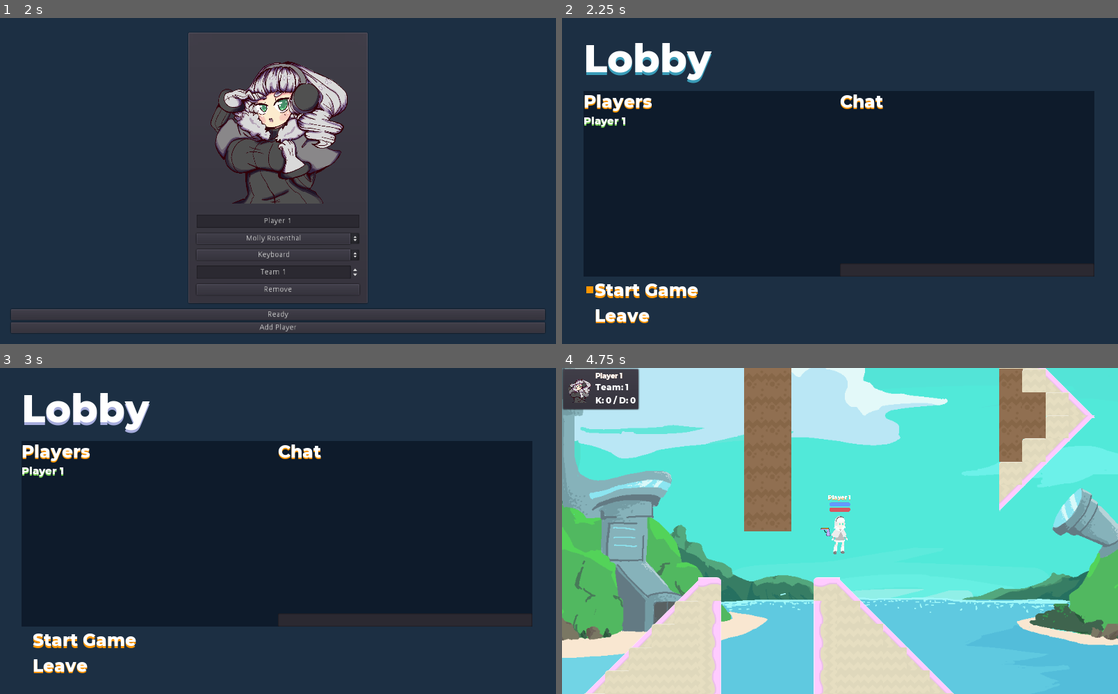
Above: before the commit, frames 1-4 (two rows, left to right).
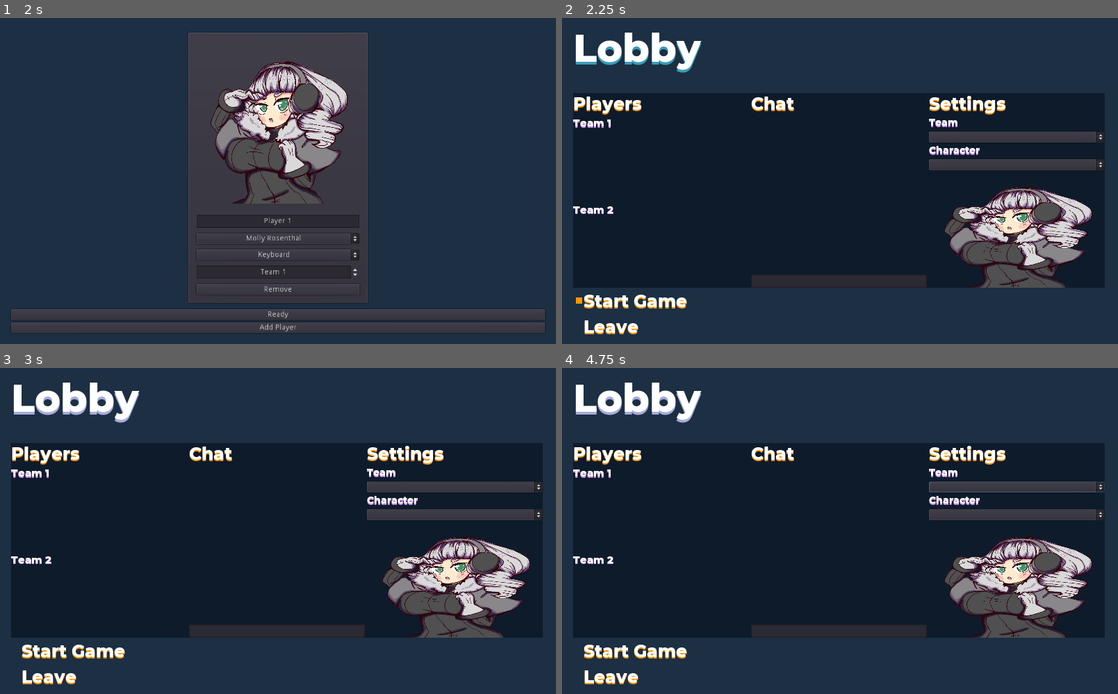
Above: after the commit, the same moments.

Repository: VGDC-UCI/Shooty-Game
Game: Godot game, scene res://src/main/menus/title/Title.tscn
Same seed, same stepped clock (60 frames per second), same inputs: the game is played once before the commit and once after it.
Inputs (mouse positions are in pixels of both pictures, inside the frame that each line leads up to):
- Up to frame 1 (2 s): click "Shooty Game" at 0.5 s; click "Local Game" at 1.25 s
- Up to frame 2 (2.25 s): click "Ready" at 2 s
- Up to frame 3 (3 s): click "Lobby" at 2.75 s
- Up to frame 4 (4.75 s): click (1017, 485) at 3.52 s; click "Start Game" at 4.25 s

Frame 1 is identical in both runs. In frame 2, 14% of the frame differs, in the area x 2-98%, y 4-98%; in frame 3, 14%; in frame 4, 100%, in the area x 0-100%, y 0-100%.
Error after the commit: Attempt to call function 'add_child' in base 'null instance' on a null instance. (res://src/main/menus/local)

Commit message:
Redesigned lobby UI to have character and team selection.

Diff:
--- a/src/main/menus/lobby/Lobby.tscn
+++ b/src/main/menus/lobby/Lobby.tscn
@@ -1,10 +1,23 @@
-[gd_scene load_steps=6 format=2]
+[gd_scene load_steps=11 format=2]
 
 [ext_resource path="res://src/main/menus/lobby/TitleText.tscn" type="PackedScene" id=1]
 [ext_resource path="res://src/main/menus/lobby/buttons/StartButton.tscn" type="PackedScene" id=2]
 [ext_resource path="res://src/main/menus/lobby/buttons/LeaveButton.tscn" type="PackedScene" id=3]
 [ext_resource path="res://src/main/menus/lobby/lobby.gd" type="Script" id=4]
 [ext_resource path="res://src/resources/fonts/montserrat_32.tres" type="DynamicFont" id=5]
+[ext_resource path="res://src/main/game/player/textures/molly_portrait.png" type="Texture" id=6]
+[ext_resource path="res://src/resources/fonts/montserrat_20.tres" type="DynamicFont" id=7]
+
+[sub_resource type="DynamicFontData" id=1]
+font_path = "res://src/resources/fonts/montserrat.ttf"
+
+[sub_resource type="DynamicFont" id=3]
+size = 20
+font_data = SubResource( 1 )
+
+[sub_resource type="DynamicFont" id=2]
+size = 18
+font_data = SubResource( 1 )
 
 [node name="Lobby" type="Control"]
 script = ExtResource( 4 )
@@ -15,22 +28,29 @@
 [node name="Content" type="VBoxContainer" parent="."]
 anchor_right = 1.0
 anchor_bottom = 1.0
-margin_left = 40.0
-margin_top = 30.0
-margin_right = 980.0
-margin_bottom = 570.0
+margin_left = 20.0
+margin_top = 10.0
+margin_right = 1000.0
+margin_bottom = 590.0
 __meta__ = {
 "_edit_use_anchors_": false
 }
 
 [node name="TitleButton" parent="Content" instance=ExtResource( 1 )]
-margin_right = 940.0
+margin_right = 980.0
 margin_bottom = 100.0
 
+[node name="ErrorText" type="Label" parent="Content"]
+margin_top = 104.0
+margin_right = 980.0
+margin_bottom = 125.0
+custom_fonts/font = ExtResource( 7 )
+custom_colors/font_color = Color( 1, 0, 0, 1 )
+
 [node name="CenterBackground" type="ColorRect" parent="Content"]
-margin_top = 104.0
-margin_right = 940.0
-margin_bottom = 446.0
+margin_top = 129.0
+margin_right = 980.0
+margin_bottom = 486.0
 size_flags_horizontal = 3
 size_flags_vertical = 3
 color = Color( 0.0588235, 0.109804, 0.172549, 1 )
@@ -45,13 +65,13 @@
 }
 
 [node name="Players" type="VBoxContainer" parent="Content/CenterBackground/Center"]
-margin_right = 468.0
-margin_bottom = 342.0
+margin_right = 324.0
+margin_bottom = 357.0
 size_flags_horizontal = 3
 size_flags_vertical = 3
 
 [node name="PlayerText" type="Label" parent="Content/CenterBackground/Center/Players"]
-margin_right = 468.0
+margin_right = 324.0
 margin_bottom = 40.0
 custom_fonts/font = ExtResource( 5 )
 custom_colors/font_color_shadow = Color( 1, 0.592157, 0, 1 )
@@ -59,22 +79,49 @@
 custom_constants/shadow_offset_y = 3
 text = "Players"
 
-[node name="PlayerList" type="VBoxContainer" parent="Content/CenterBackground/Center/Players"]
+[node name="Team1Text" type="Label" parent="Content/CenterBackground/Center/Players"]
 margin_top = 44.0
-margin_right = 468.0
-margin_bottom = 342.0
+margin_right = 324.0
+margin_bottom = 70.0
+custom_fonts/font = SubResource( 3 )
+custom_colors/font_color_shadow = Color( 0.831373, 0.580392, 0.945098, 1 )
+custom_constants/shadow_offset_x = 0
+custom_constants/shadow_offset_y = 2
+text = "Team 1"
+
+[node name="Team1List" type="VBoxContainer" parent="Content/CenterBackground/Center/Players"]
+margin_top = 74.0
+margin_right = 324.0
+margin_bottom = 198.0
+size_flags_horizontal = 3
+size_flags_vertical = 3
+
+[node name="Team2Text" type="Label" parent="Content/CenterBackground/Center/Players"]
+margin_top = 202.0
+margin_right = 324.0
+margin_bottom = 228.0
+custom_fonts/font = SubResource( 3 )
+custom_colors/font_color_shadow = Color( 0.831373, 0.580392, 0.945098, 1 )
+custom_constants/shadow_offset_x = 0
+custom_constants/shadow_offset_y = 2
+text = "Team 2"
+
+[node name="Team2List" type="VBoxContainer" parent="Content/CenterBackground/Center/Players"]
+margin_top = 232.0
+margin_right = 324.0
+margin_bottom = 357.0
 size_flags_horizontal = 3
 size_flags_vertical = 3
 
 [node name="ChatContainer" type="VBoxContainer" parent="Content/CenterBackground/Center"]
-margin_left = 472.0
-margin_right = 940.0
-margin_bottom = 342.0
+margin_left = 328.0
+margin_right = 652.0
+margin_bottom = 357.0
 size_flags_horizontal = 3
 size_flags_vertical = 3
 
 [node name="ChatText" type="Label" parent="Content/CenterBackground/Center/ChatContainer"]
-margin_right = 468.0
+margin_right = 324.0
 margin_bottom = 40.0
 custom_fonts/font = ExtResource( 5 )
 custom_colors/font_color_shadow = Color( 1, 0.592157, 0, 1 )
@@ -84,22 +131,86 @@
 
 [node name="ChatBox" type="VBoxContainer" parent="Content/CenterBackground/Center/ChatContainer"]
 margin_top = 44.0
-margin_right = 468.0
-margin_bottom = 314.0
+margin_right = 324.0
+margin_bottom = 329.0
 size_flags_horizontal = 3
 size_flags_vertical = 3
 alignment = 2
 
 [node name="MessageBox" type="LineEdit" parent="Content/CenterBackground/Center/ChatContainer"]
-margin_top = 318.0
-margin_right = 468.0
-margin_bottom = 342.0
+margin_top = 333.0
+margin_right = 324.0
+margin_bottom = 357.0
 max_length = 25
 
+[node name="Settings" type="VBoxContainer" parent="Content/CenterBackground/Center"]
+margin_left = 656.0
+margin_right = 980.0
+margin_bottom = 357.0
+size_flags_horizontal = 3
+size_flags_vertical = 3
+
+[node name="SettingsText" type="Label" parent="Content/CenterBackground/Center/Settings"]
+margin_right = 324.0
+margin_bottom = 40.0
+custom_fonts/font = ExtResource( 5 )
+custom_colors/font_color_shadow = Color( 1, 0.592157, 0, 1 )
+custom_constants/shadow_offset_x = 0
+custom_constants/shadow_offset_y = 3
+text = "Settings"
+
+[node name="Team" type="VBoxContainer" parent="Content/CenterBackground/Center/Settings"]
+margin_top = 44.0
+margin_right = 324.0
+margin_bottom = 91.0
+
+[node name="Text" type="Label" parent="Content/CenterBackground/Center/Settings/Team"]
+margin_right = 324.0
+margin_bottom = 23.0
+custom_fonts/font = SubResource( 2 )
+custom_colors/font_color_shadow = Color( 0.831373, 0.580392, 0.945098, 1 )
+custom_constants/shadow_offset_x = 0
+custom_constants/shadow_offset_y = 2
+text = "Team"
+
+[node name="Select" type="OptionButton" parent="Content/CenterBackground/Center/Settings/Team"]
+margin_top = 27.0
+margin_right = 324.0
+margin_bottom = 47.0
+
+[node name="Character" type="VBoxContainer" parent="Content/CenterBackground/Center/Settings"]
+margin_top = 95.0
+margin_right = 324.0
+margin_bottom = 142.0
+
+[node name="Text" type="Label" parent="Content/CenterBackground/Center/Settings/Character"]
+margin_right = 324.0
+margin_bottom = 23.0
+custom_fonts/font = SubResource( 2 )
+custom_colors/font_color_shadow = Color( 0.831373, 0.580392, 0.945098, 1 )
+custom_constants/shadow_offset_x = 0
+custom_constants/shadow_offset_y = 2
+text = "Character"
+
+[node name="Select" type="OptionButton" parent="Content/CenterBackground/Center/Settings/Character"]
+margin_top = 27.0
+margin_right = 324.0
+margin_bottom = 47.0
+
+[node name="Portrait" type="TextureRect" parent="Content/CenterBackground/Center/Settings"]
+margin_top = 146.0
+margin_right = 324.0
+margin_bottom = 357.0
+size_flags_horizontal = 3
+size_flags_vertical = 3
+texture = ExtResource( 6 )
+expand = true
+stretch_mode = 1
+
 [node name="Buttons" type="VBoxContainer" parent="Content"]
-margin_top = 450.0
+margin_top = 490.0
 margin_right = 250.0
-margin_bottom = 540.0
+margin_bottom = 580.0
 rect_min_size = Vector2( 250, 90 )
 size_flags_horizontal = 0
 size_flags_vertical = 0
@@ -117,5 +228,7 @@
 size_flags_horizontal = 3
 size_flags_vertical = 3
 [connection signal="text_entered" from="Content/CenterBackground/Center/ChatContainer/MessageBox" to="." method="_on_message_box_text_entered"]
+[connection signal="item_selected" from="Content/CenterBackground/Center/Settings/Team/Select" to="." method="_on_team_change"]
+[connection signal="item_selected" from="Content/CenterBackground/Center/Settings/Character/Select" to="." method="_on_character_change"]
 [connection signal="button_down" from="Content/Buttons/StartButton" to="." method="_on_start_button_pressed"]
 [connection signal="button_down" from="Content/Buttons/LeaveButton" to="." method="_on_leave_button_pressed"]
--- a/src/main/menus/lobby/lobby.gd
+++ b/src/main/menus/lobby/lobby.gd
@@ -21,7 +21,24 @@
 	$Content/Buttons/StartButton.grab_focus()
 
 	for player in server.get_players():
-		$Content/CenterBackground/Center/Players/PlayerList.add_child(player)
+		if player.get_team() == 1:
+			$Content/CenterBackground/Center/Players/Team1List.add_child(player)
+		else:
+			$Content/CenterBackground/Center/Players/Team2List.add_child(player)
+
+	var character_select: Node = $Content/CenterBackground/Center/Settings/Character/Select
+
+	for character_name in characters.get_character_names():
+		character_select.add_item(character_name)
+
+	$Content/CenterBackground/Center/Settings/Portrait.texture = characters.get_character_portrait(server.get_root_player().get_class_id())
+
+	var team_select: Node = $Content/CenterBackground/Center/Settings/Team/Select
+
+	team_select.add_item("Team 1")
+	team_select.add_item("Team 2")
+
+	team_select.select(server.get_root_player().get_team() - 1)
 
 	if server.get_root_player().is_host():
 		$Content/Buttons/StartButton.set_visible(true)
@@ -59,3 +76,19 @@
 		message_box.set_text("")
 
 		server.send_chat_message(new_text.to_lower())
+
+
+func _on_character_change(index):
+	"""
+	Called when the player changes what character they are playing.
+	"""
+
+	server.send_class_change(index)
+
+
+func _on_team_change(index):
+	"""
+	Called when the player changes what team they are on.
+	"""
+
+	server.send_change_team(index + 1)
--- a/src/main/server/server.gd
+++ b/src/main/server/server.gd
@@ -17,7 +17,6 @@
 
 const _MULTIPLAYER_SCENE_PATH: String = "res://src/main/menus/multiplayer/Multiplayer.tscn"
 const _LOBBY_SCENE_PATH: String = "res://src/main/menus/lobby/Lobby.tscn"
-const _CHARACTER_SELECTION_SCENE_PATH: String = "res://src/main/menus/character_selection/CharacterSelection.tscn"
 const _GAME_SCENE_PATH: String = "res://src/main/game/world/World.tscn"
 
 const MAIN_HOST: String = "18.208.252.217"
@@ -141,10 +140,10 @@
 	setup by the server.
 	"""
 
-	get_tree().change_scene(_CHARACTER_SELECTION_SCENE_PATH)
-
-
-remote func connect_peer(peer_id: int, username: String, host: bool) -> void:
+	get_tree().change_scene(_LOBBY_SCENE_PATH)
+
+
+remote func connect_peer(peer_id: int, username: String, host: bool, team: int) -> void:
 	"""
 	RPC Call sent by the server to connect a peer player.
 	"""
@@ -155,6 +154,7 @@
 		player.set_name(str(peer_id))
 		player.set_username(username)
 		player.set_host(host)
+		player.set_team(team)
 
 		if host:
 			player.set_text(username + " (Host)")
@@ -164,7 +164,12 @@
 		var current_scene: Node = get_tree().current_scene
 
 		if current_scene.get_name() == "Lobby":
-			var player_list: Node = current_scene.get_node("Content/CenterBackground/Center/Players/PlayerList")
+			var player_list: Node
+
+			if player.get_team() == 1:
+				player_list = current_scene.get_node("Content/CenterBackground/Center/Players/Team1List")
+			else:
+				player_list = current_scene.get_node("Content/CenterBackground/Center/Players/Team2List")
 
 			player_list.add_child(player)
 
@@ -180,7 +185,12 @@
 
 	if player_id in _players:
 		if current_scene.get_name() == "Lobby":
-			var player_list: Node = current_scene.get_node("Content/CenterBackground/Center/Players/PlayerList")
+			var player_list: Node = current_scene.get_node("Content/CenterBackground/Center/Players/Team1List")
+
+			if _player_id_in_player_list(player_id, player_list):
+				player_list.remove_child(player_list.get_node(str(player_id)))
+
+			player_list = current_scene.get_node("Content/CenterBackground/Center/Players/Team2List")
 
 			if _player_id_in_player_list(player_id, player_list):
 				player_list.remove_child(player_list.get_node(str(player_id)))
@@ -282,13 +292,27 @@
 	Changes the team of the given peer.
 	"""
 
-	var root_id: int = get_tree().get_network_unique_id()
-
-	if root_id != peer_id:
-		if peer_id in _players:
-			var player: Node = _players[peer_id]
-
-			player.set_team(team)
+	if peer_id in _players:
+		var player: Node = _players[peer_id]
+		var old_team: int = player.get_team()
+
+		player.set_team(team)
+
+		if get_tree().current_scene.get_name() == "Lobby":
+			var player_list: Node
+			var new_player_list: Node
+
+			if old_team == 1:
+				player_list = get_tree().current_scene.get_node("Content/CenterBackground/Center/Players/Team1List")
+				new_player_list = get_tree().current_scene.get_node("Content/CenterBackground/Center/Players/Team2List")
+			else:
+				player_list = get_tree().current_scene.get_node("Content/CenterBackground/Center/Players/Team2List")
+				new_player_list = get_tree().current_scene.get_node("Content/CenterBackground/Center/Players/Team1List")
+
+			var player_in_list: Node = player_list.get_node(str(peer_id))
+
+			player_list.remove_child(player_in_list)
+			new_player_list.add_child(player)
 
 
 func send_class_change(class_id: int) -> void:
@@ -304,13 +328,15 @@
 	Changes the class id of the given peer.
 	"""
 
-	var root_id: int = get_tree().get_network_unique_id()
-
-	if root_id != peer_id:
-		if peer_id in _players:
+	if peer_id in _players:
 			var player: Node = _players[peer_id]
 
 			player.set_class_id(class_id)
+
+			if get_tree().current_scene.get_name() == "Lobby" and peer_id == get_tree().get_network_unique_id():
+				var portrait = get_tree().current_scene.get_node("Content/CenterBackground/Center/Settings/Portrait")
+
+				portrait.texture = characters.get_character_portrait(player.get_class_id())
 
 
 func request_to_start_game() -> void:
